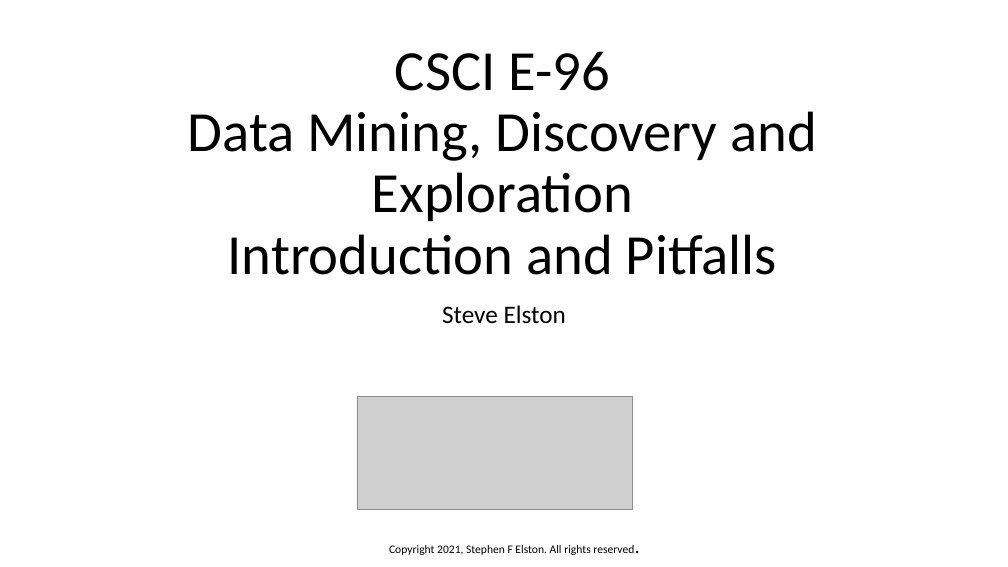
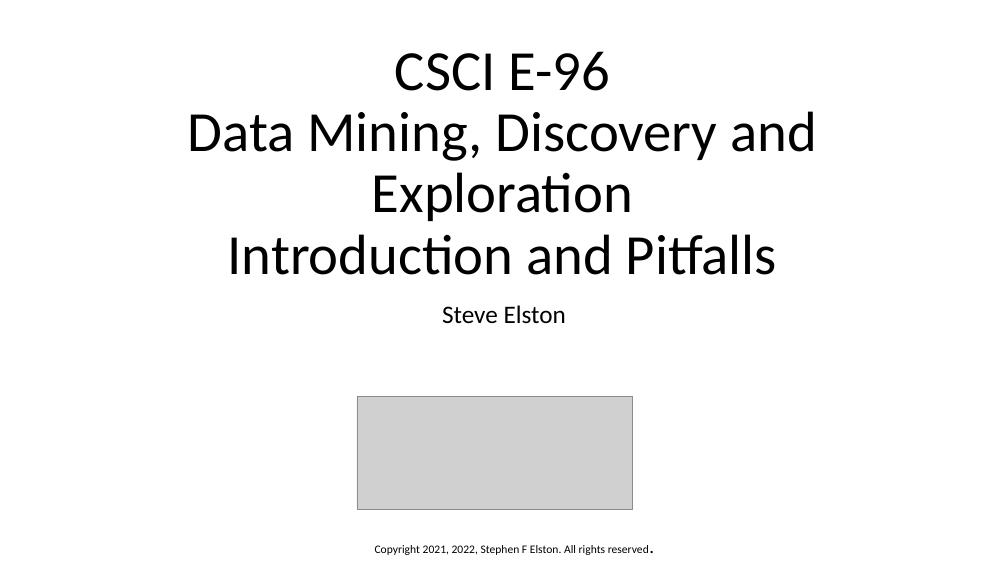
Before and after one commit to StephenElston/CSCI-E-108, a slide deck: slide 1 of slides/1_Introduction.pptx. Drawn at 1008x567 pixels with LibreOffice and Linux fonts; fonts in the diff are those of the drawing; grey boxes stand for pictures. Boxes give left, top, right and bottom in pixels: in the first picture for what was removed or moved away, otherwise in the second. Text is boxed around its words. In the diff, an @@ line names an element or a change of style, - is before the commit and + after.

```diff
--- a/slides/1_Introduction.pptx
+++ b/slides/1_Introduction.pptx
@@ text at box(375, 545, 649, 555): text changed @@
-Copyright 2021, Stephen F Elston. All rights reserved.
+Copyright 2021, 2022, Stephen F Elston. All rights reserved.
```
Also in this commit, not shown: 2 other slides changed, 3 slides added.
